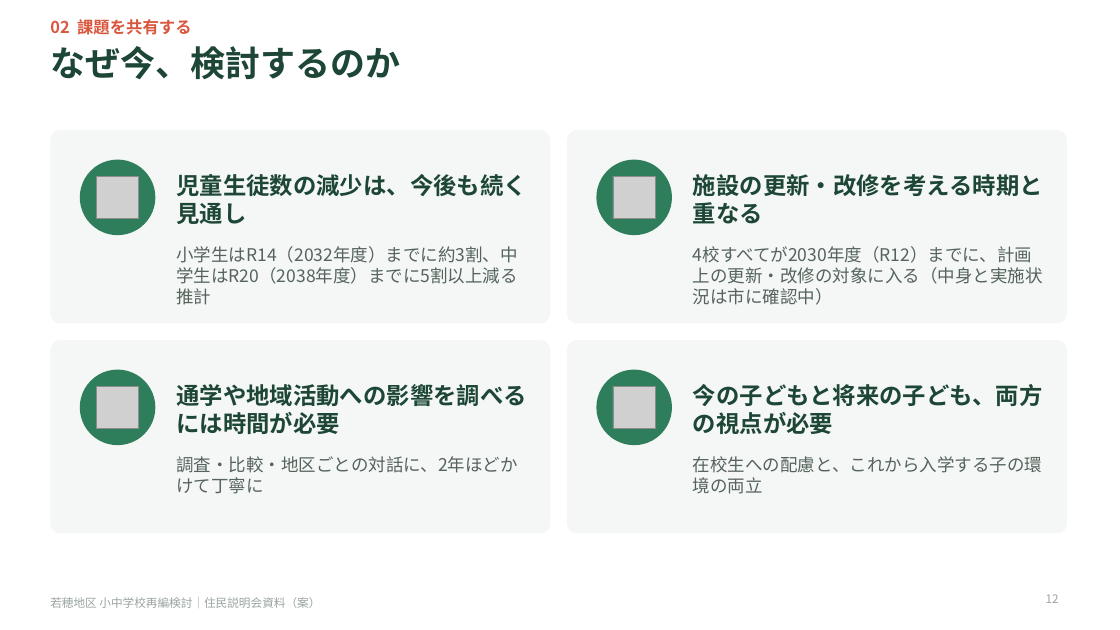
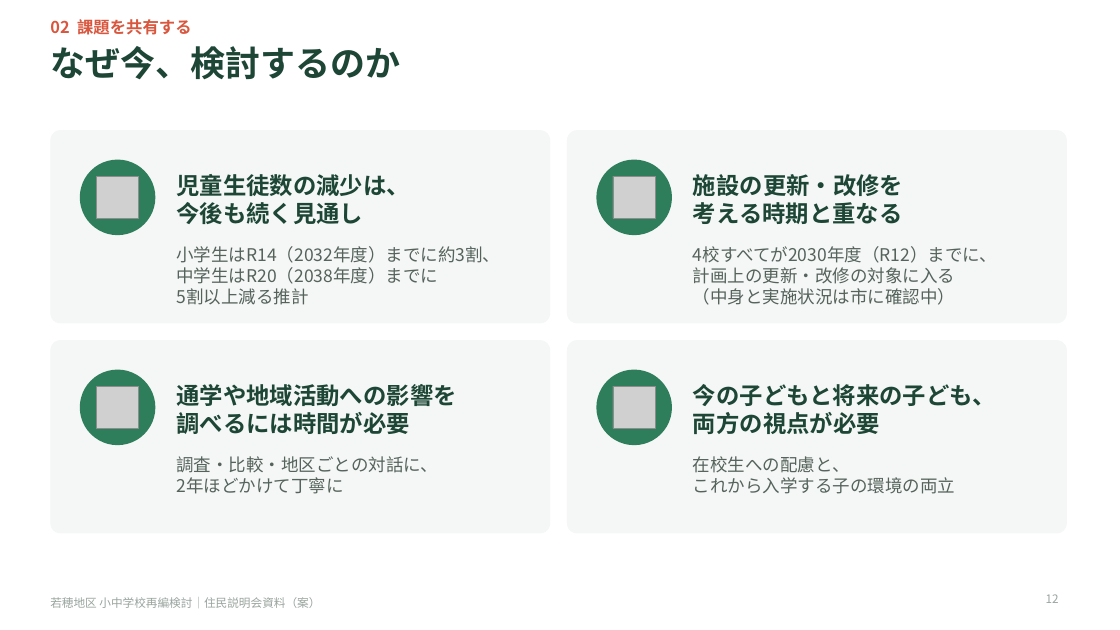
Before and after one commit to Masaki12008/GS, a slide deck: slide 12 of output/若穂地区_住民説明会資料.pptx. Drawn at 1120x630 pixels with LibreOffice and Linux fonts; fonts in the diff are those of the drawing; grey boxes stand for pictures. Boxes give left, top, right and bottom in pixels: in the first picture for what was removed or moved away, otherwise in the second. Text is boxed around its words. In the diff, an @@ line names an element or a change of style, - is before the commit and + after.

```diff
--- a/output/若穂地区_住民説明会資料.pptx
+++ b/output/若穂地区_住民説明会資料.pptx
@@ text at <box>176,174,410,224</box>: text changed @@
-児童生徒数の減少は、今後も続く見通し
+児童生徒数の減少は、
+今後も続く見通し
@@ text at <box>693,174,903,224</box>: text changed @@
-施設の更新・改修を考える時期と重なる
+施設の更新・改修を
+考える時期と重なる
@@ text at <box>176,246,500,305</box>: text changed @@
-小学生はR14（2032年度）までに約3割、中学生はR20（2038年度）までに5割以上減る推計
+小学生はR14（2032年度）までに約3割、
+中学生はR20（2038年度）までに
+5割以上減る推計
@@ text at <box>693,246,997,305</box>: text changed @@
-4校すべてが2030年度（R12）までに、計画上の更新・改修の対象に入る（中身と実施状況は市に確認中）
+4校すべてが2030年度（R12）までに、
+計画上の更新・改修の対象に入る
+（中身と実施状況は市に確認中）
@@ text at <box>176,384,456,434</box>: text changed @@
-通学や地域活動への影響を調べるには時間が必要
+通学や地域活動への影響を
+調べるには時間が必要
@@ text at <box>693,384,996,434</box>: text changed @@
-今の子どもと将来の子ども、両方の視点が必要
+今の子どもと将来の子ども、
+両方の視点が必要
@@ text at <box>176,456,438,494</box>: text changed @@
-調査・比較・地区ごとの対話に、2年ほどかけて丁寧に
+調査・比較・地区ごとの対話に、
+2年ほどかけて丁寧に
@@ text at <box>693,456,955,494</box>: text changed @@
-在校生への配慮と、これから入学する子の環境の両立
+在校生への配慮と、
+これから入学する子の環境の両立
```
Also in this commit, not shown: 16 other slides changed, 6 other files.
